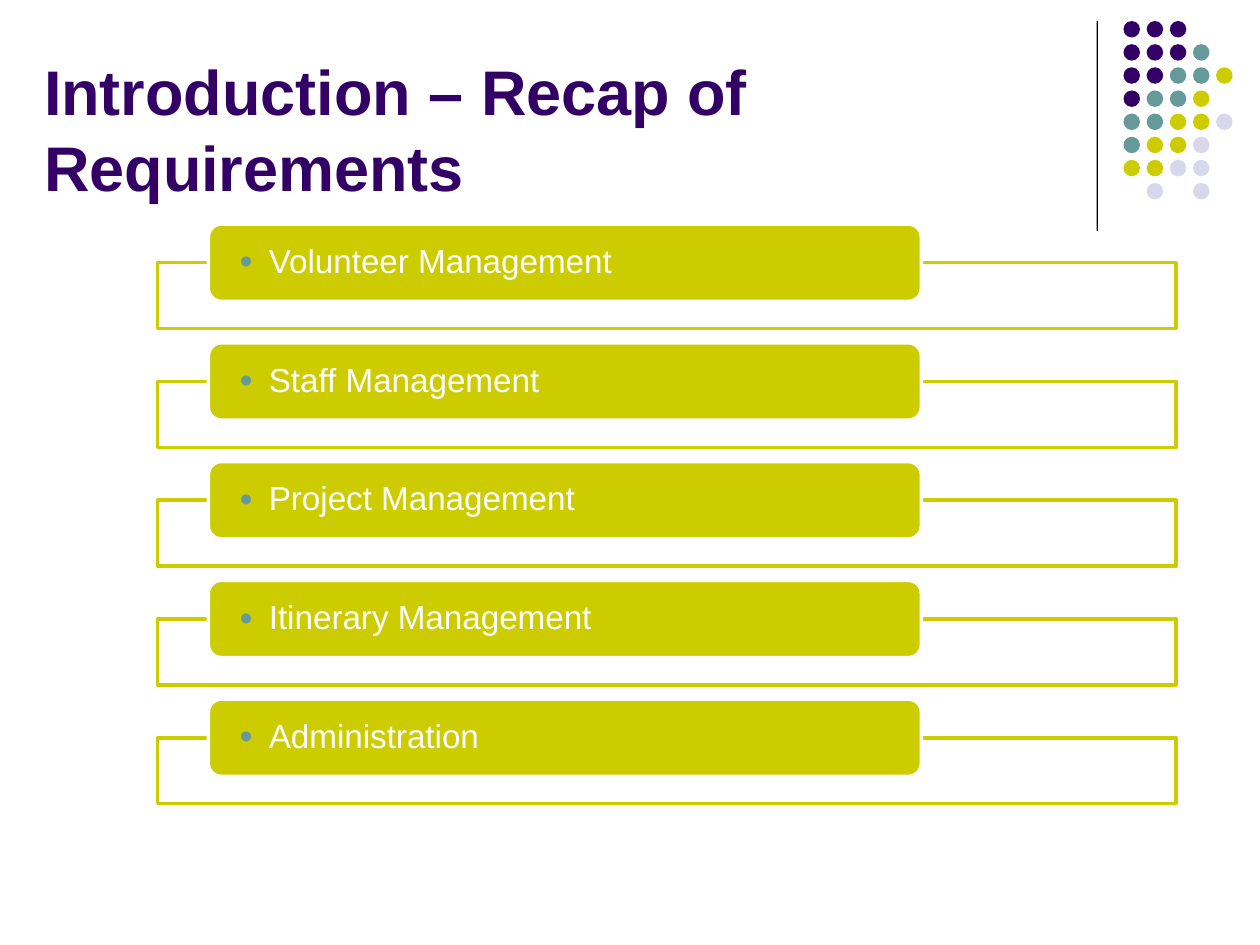
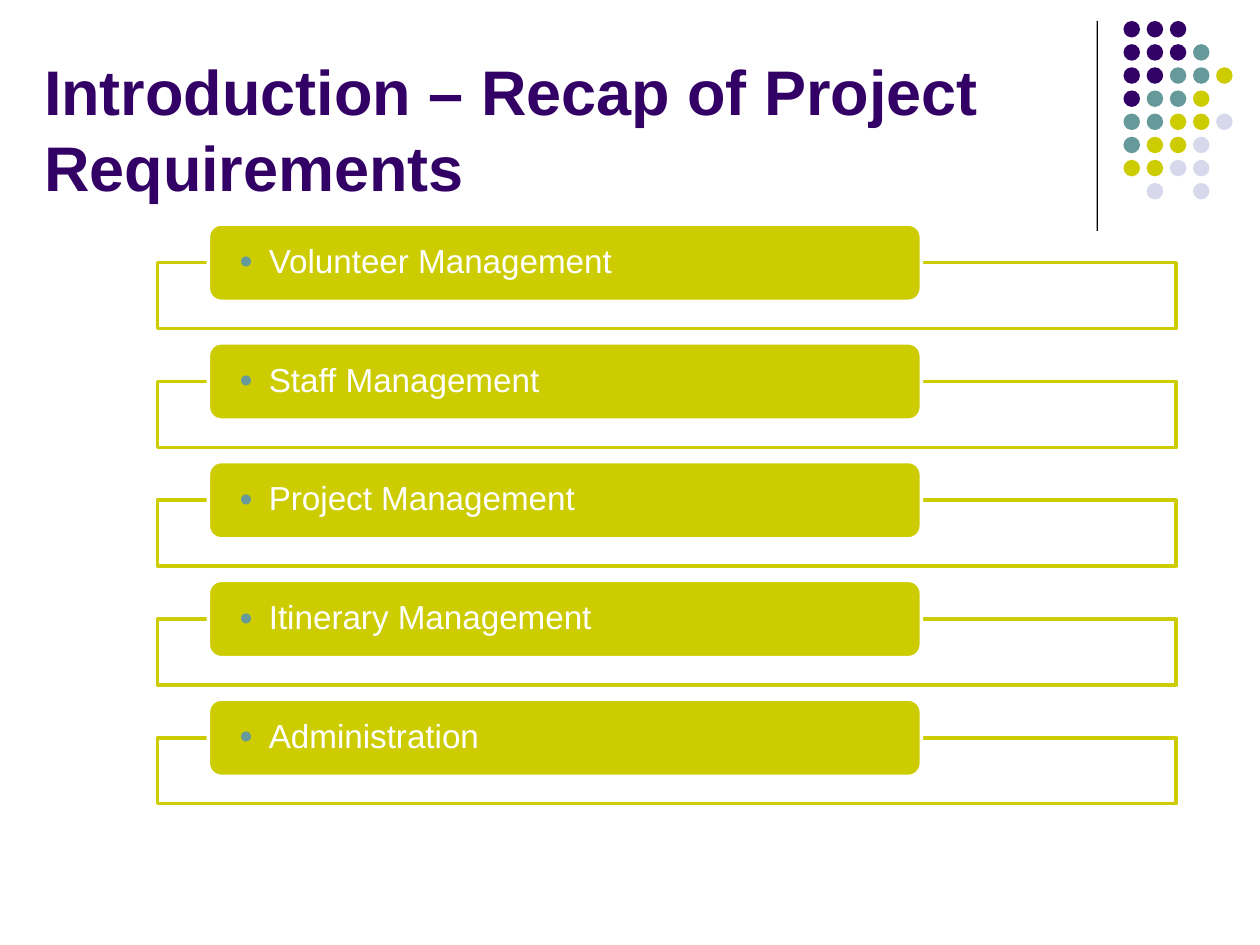
Before and after one commit to imireasa/mtech-se18-t08s, a slide deck: slide 4 of docs/W-9 Working Document/W-9.3 Presentation Slides/Phase 2/vms_presentation_2_v0.1.pptx. Drawn at 1260x945 pixels with LibreOffice and Linux fonts; fonts in the diff are those of the drawing. Boxes give left, top, right and bottom in pixels: in the first picture for what was removed or moved away, otherwise in the second. Text is boxed around its words. In the diff, an @@ line names an element or a change of style, - is before the commit and + after.

```diff
--- a/docs/W-9 Working Document/W-9.3 Presentation Slides/Phase 2/vms_presentation_2_v0.1.pptx
+++ b/docs/W-9 Working Document/W-9.3 Presentation Slides/Phase 2/vms_presentation_2_v0.1.pptx
@@ title at box(44, 69, 977, 202): text changed @@
-Introduction – Recap of Requirements
+Introduction – Recap of Project Requirements
```
Also in this commit, not shown: 7 other slides changed.
